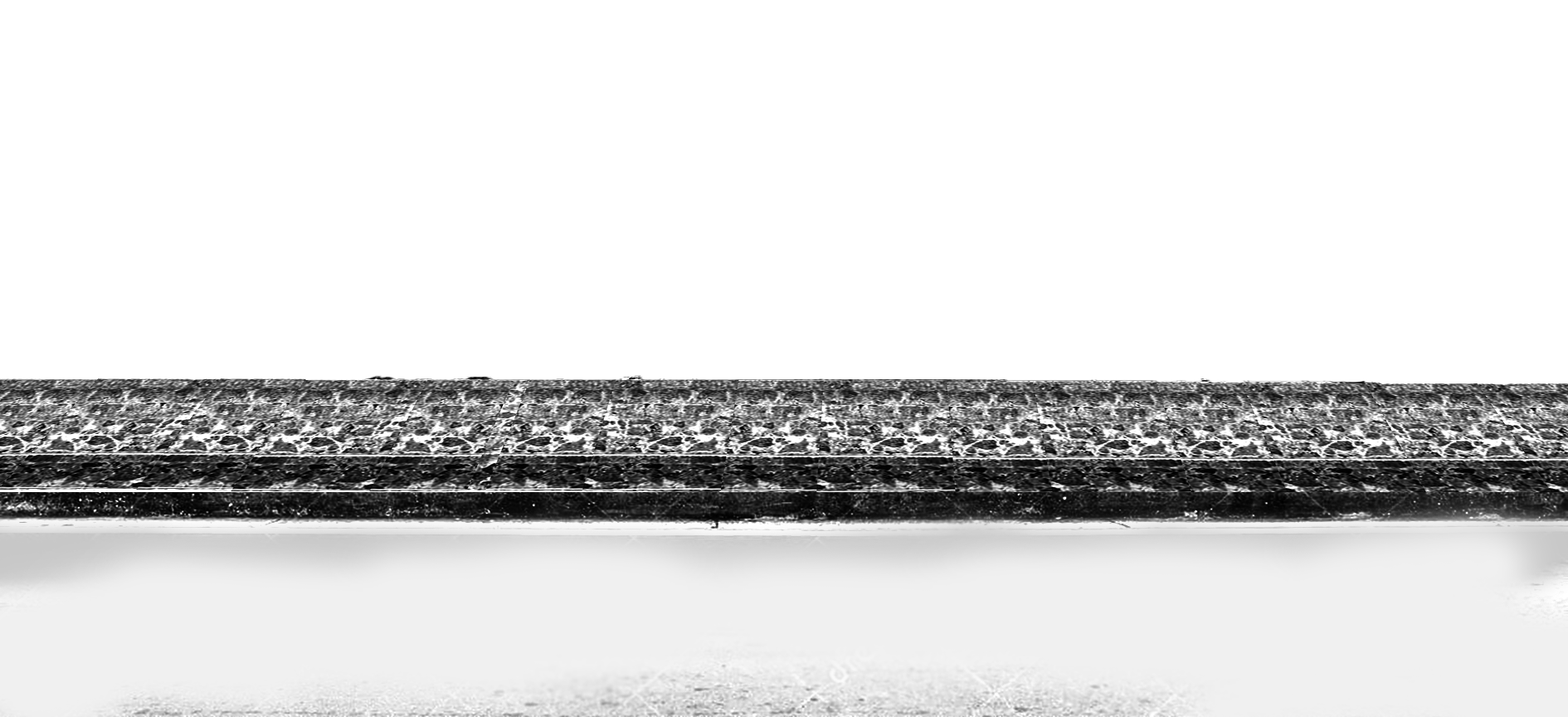
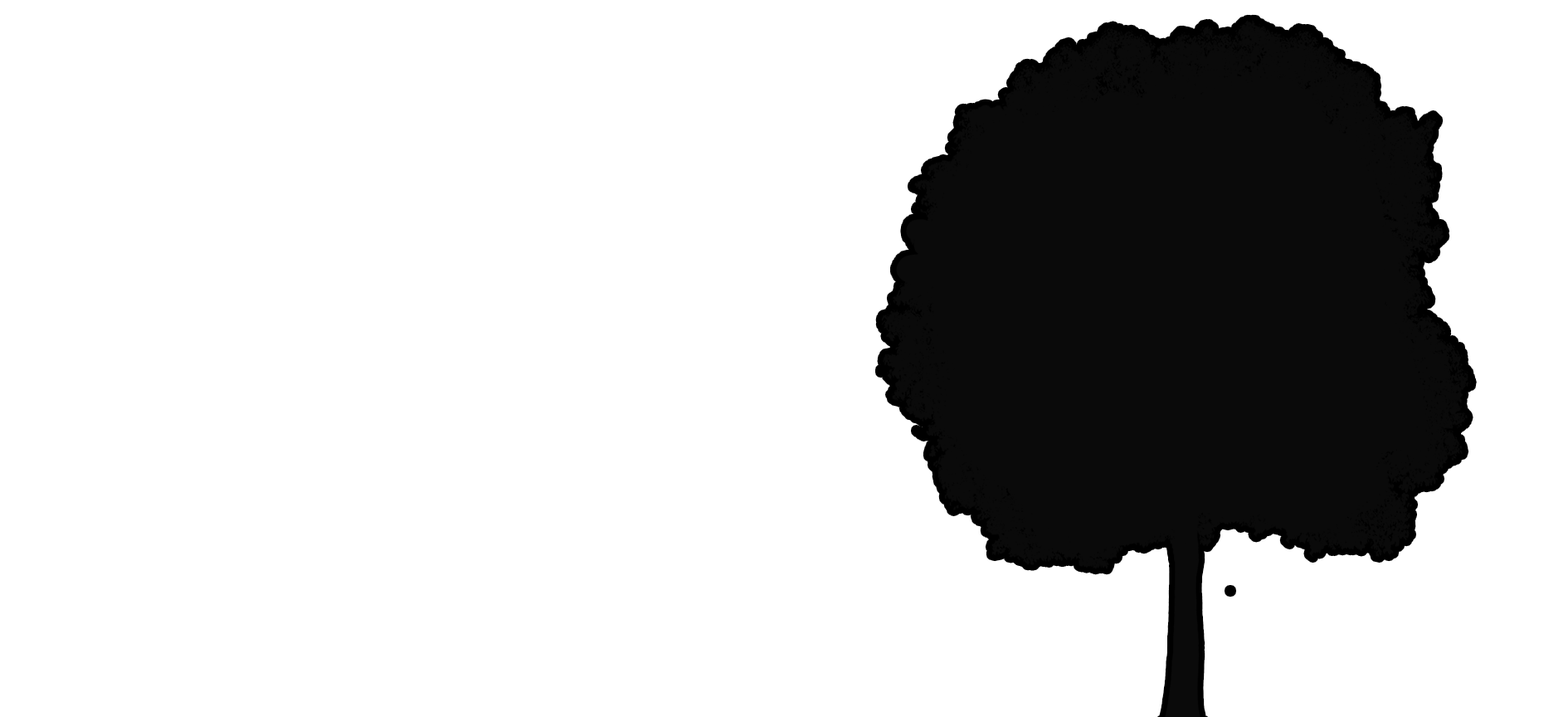
Revision of a layered (1568, 717) image; what changed, layer by layer:
added layer "1513dc0fb681c02d41f7ea2d5d4e1142" above "Camada 10" over 880, 19, 1471, 717
hid "Camada 9" over 0, 374, 1568, 717
